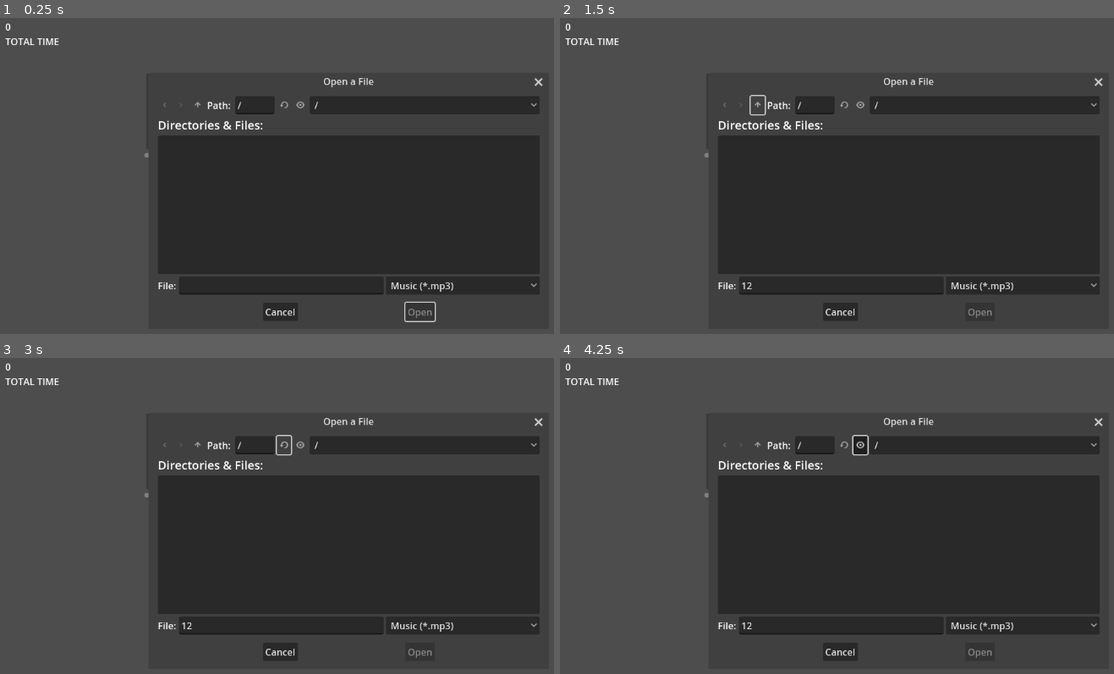
Above: before the commit, frames 1-4 (two rows, left to right).
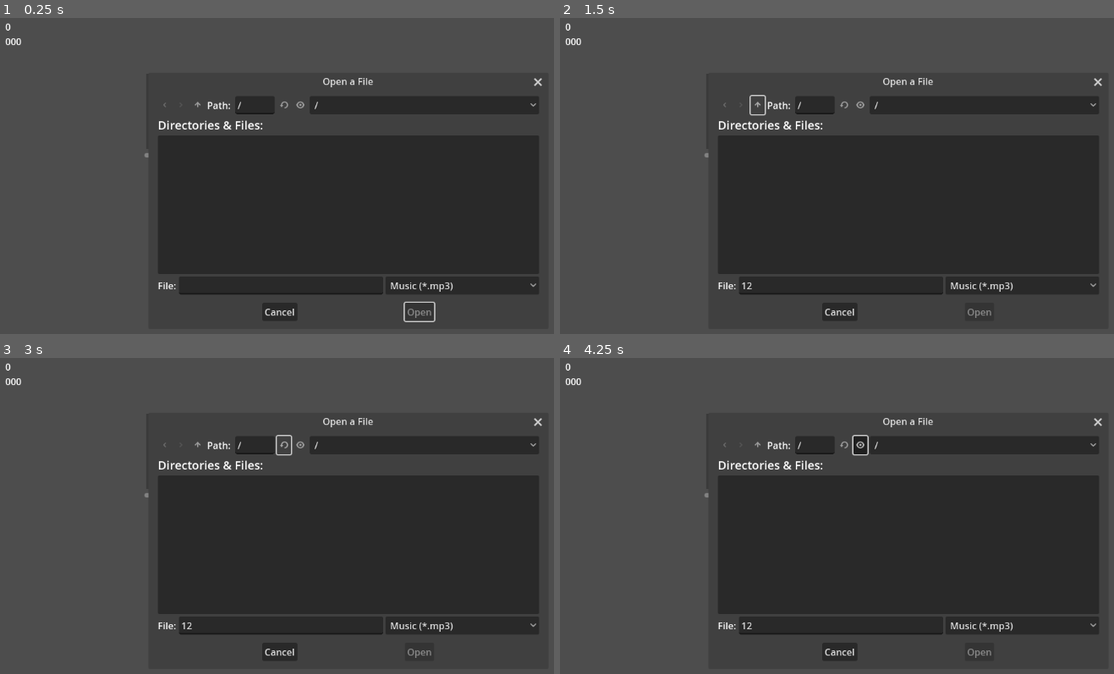
Above: after the commit, the same moments.

Repository: KindaWrks/Music-Player
Game: Godot game, scene res://MusicNode.tscn
Two runs of this game, one before a commit and one after it. Both use one fixed random seed, a clock stepped at 60 frames per second and the inputs below. The project has no main scene, so this scene is started directly.
Inputs (mouse positions are in pixels of both pictures, inside the frame that each line leads up to):
- Up to frame 1 (0.25 s): no input
- Up to frame 2 (1.5 s): click (842, 286) at 0.52 s; type "12" at 0.6 s; click (759, 106) at 1.25 s
- Up to frame 3 (3 s): click (199, 446) at 2 s; click (282, 446) at 2.75 s
- Up to frame 4 (4.25 s): click (859, 446) at 3.5 s

The runs differ from the first frame. In frame 1, 0.5% of the frame differs, in the area x 0-99%, y 6-97%; in frame 2, 0.5%; in frame 3, 0.5%; in frame 4, 0.5%.

Commit message:
set total time str to temp 0s

Diff:
--- a/MusicNode.tscn
+++ b/MusicNode.tscn
@@ -53,7 +53,7 @@
 offset_top = 53.0
 offset_right = 157.0
 offset_bottom = 77.0
-text = "TOTAL TIME"
+text = "000"
 
 [connection signal="file_selected" from="FD_OPEN" to="." method="_on_fd_open_file_selected"]
 [connection signal="value_changed" from="HSlider" to="." method="_on_h_slider_value_changed"]
--- a/project.godot
+++ b/project.godot
@@ -14,6 +14,10 @@
 config/features=PackedStringArray("4.2", "GL Compatibility")
 config/icon="res://icon.svg"
 
+[filesystem]
+
+import/blender/enabled=false
+
 [rendering]
 
 renderer/rendering_method="gl_compatibility"
